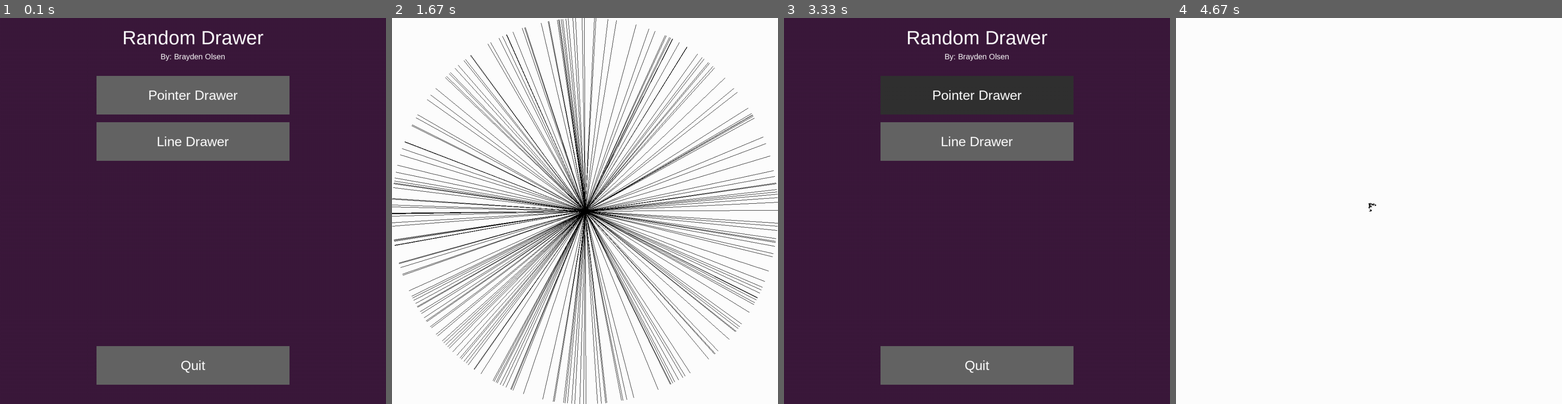
Above: before the commit, frames 1-4 (left to right).
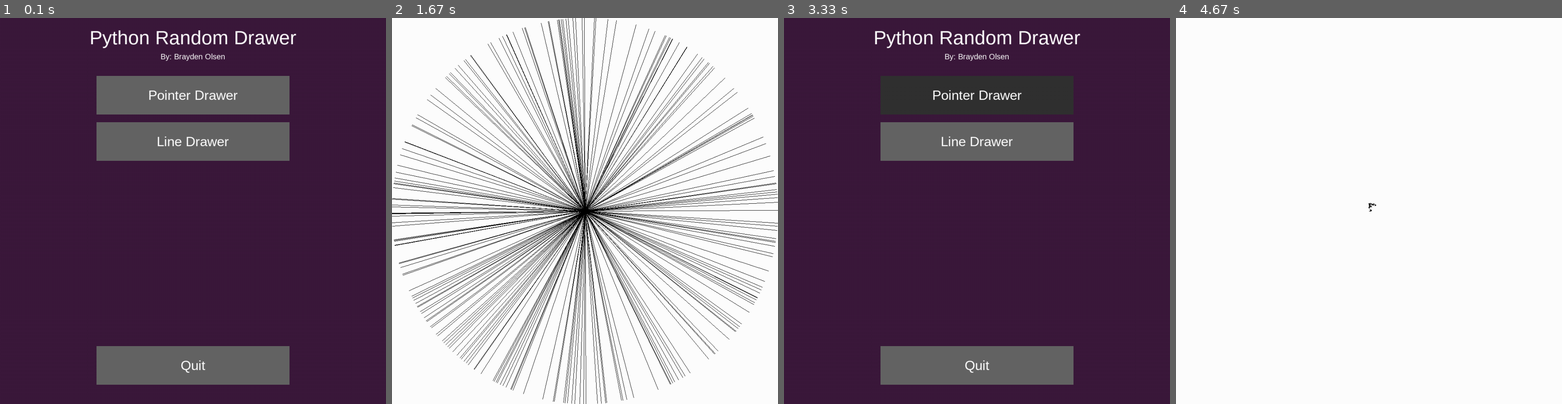
Above: after the commit, the same moments.

Repository: dogou77/pygame-rand-draw
Game: pygame game, started from draw.py
Two runs of this game, one before a commit and one after it. Both use one fixed random seed, a clock stepped at 60 frames per second and the inputs below.
Inputs (mouse positions are in pixels of both pictures, inside the frame that each line leads up to):
- Up to frame 1 (0.1 s): no input
- Up to frame 2 (1.67 s): click "Line Drawer" at 0.93 s; click (727, 346) at 1.27 s; tap Space at 1.55 s
- Up to frame 3 (3.33 s): hold F12 1.88-2.35 s; tap Space at 1.95, 2.25, 2.5, 2.8, 3.05 s; hold Esc 2.43-2.9 s; move the mouse to (915, 83) at 3.02 s
- Up to frame 4 (4.67 s): tap Space at 3.35, 4.27, 4.57 s; click "Pointer Drawer" at 3.58 s; click "Next" at 3.92 s; move the mouse to (1257, 137) at 4.23 s

The runs differ from the first frame. In frame 1, 0.9% of the frame differs, in the area x 23-77%, y 3-8%; in frame 2, nothing differs; in frame 3, 0.9%; in frame 4, nothing differs.

Commit message:
refactored some code and added README.md

Diff:
--- a/draw.py
+++ b/draw.py
@@ -12,14 +12,15 @@
     # renders the text at the center of the position provided
     screen.blit(text , (position_x - (text_size[0] / 2), position_y - (text_size[1] / 2)))
 
-def commands(event, toggles, screen):
+# keyboard commands for input in the drawing screens
+def commands(screen, event, toggles):
     if pygame.key.get_focused():
         if event.type == pygame.KEYDOWN:
-            if event.key == pygame.K_F12:
+            if event.key == pygame.K_F12: # take a screenshot
                 pygame.image.save(screen, "image.png")
-            if event.key == pygame.K_ESCAPE:
+            if event.key == pygame.K_ESCAPE: # exit to main menu
                 toggles["running"] = False
-            if event.key == pygame.K_SPACE:
+            if event.key == pygame.K_SPACE: # toggle rendering
                 toggles["render"] = not toggles["render"]
 
     return toggles
@@ -62,7 +63,7 @@
         screen.fill(PURPLE)
 
         # renders the text
-        draw_centered_text(screen, font_title, "Random Drawer", WHITE, 500, 50)
+        draw_centered_text(screen, font_title, "Python Random Drawer", WHITE, 500, 50)
         draw_centered_text(screen, font_author, "By: Brayden Olsen", WHITE, 500, 100)
 
         # renders the buttons
@@ -301,7 +302,7 @@
             # window close
             if ev.type == pygame.QUIT:
                 pygame.quit()
-            toggles = commands(ev, toggles, screen)
+            toggles = commands(screen, ev, toggles)
 
         # if the pixel the pointer is over is not white, then make the color white
         if info["overwrite"]:
@@ -360,6 +361,7 @@
     text_in_to_y   = pguiin.TextBoxInput(790, 450, 60, 50, BUTTON_DARK, font_input, WHITE, "0", True, 5, True)
 
     while running:
+
         screen.fill(PURPLE)
 
         # pygame event queue
@@ -413,6 +415,7 @@
 
         pygame.display.update()
 
+    # update info and return it
     info["radius"]    = text_in_radius.get_int()
     info["draw_from"] = [text_in_from_x.get_int(), text_in_from_y.get_int()]
     info["draw_to"]   = [text_in_to_x.get_int(), text_in_to_y.get_int()]
@@ -430,7 +433,12 @@
         "render"  : True,
     }
 
+    # set local variables equal to their info counterparts
     radius = info["radius"]
+    from_x = info["draw_from"][0]
+    from_y = info["draw_from"][1]
+    to_x   = info["draw_to"][0]
+    to_y   = info["draw_to"][0]
 
     while toggles["running"]:
         # pygame event queue
@@ -438,14 +446,19 @@
             # window is closed
             if ev.type == pygame.QUIT:
                 pygame.quit()
-            toggles = commands(ev, toggles, screen)
+            toggles = commands(screen, ev, toggles)
+
         # generate a random number representing a point on the edge of a circle
         randNum = random.random()*(2*math.pi)
+
         # convert the polar coordinates to rectangular to draw a line
-        pygame.draw.line(screen, BLACK, (500 + info["draw_from"][0], 500 - info["draw_from"][1]), ((radius * math.cos(randNum)) + 500 + info["draw_to"][0], (radius * math.sin(randNum)) + 500 - info["draw_to"][1]))
+        pygame.draw.line(screen, BLACK, (500 + from_x, 500 - from_y), ((radius * math.cos(randNum)) + 500 + to_x, (radius * math.sin(randNum)) + 500 - to_y))
+
+        # display the changes if render is enabled
         if toggles["render"]:
             pygame.display.update()
     state_current = "MainMenu"
+
 
 
 
@@ -470,8 +483,13 @@
 
 # opens up a window
 screen = pygame.display.set_mode(RES)
+
+# sets the logo and caption for the pygame window
+icon = pygame.image.load("icon32x32.png")
+pygame.display.set_icon(icon)
+pygame.display.set_caption("Python Random Drawer")
+
 clock = pygame.time.Clock()
-symtest = [False, False]
 
 # main loop
 while True:
--- a/pg_ui_inputs.py
+++ b/pg_ui_inputs.py
@@ -227,6 +227,7 @@
             elif self.text_size[0] < self.size[0] - (self.margin * 2): # regulates text length based on the size of the text box
                 self.text += event.unicode
 
+    # returns true or false based on if the text being input can be converted into an int
     def is_int(self):
         try:
             output = int(self.text)
@@ -236,6 +237,7 @@
         if isinstance(output, int):
             return True
 
+    # returns an int if the text being input can be converted into one
     def get_int(self):
         intout = 0
         try:
Not shown, added: README.md
Renamed: logo32x32.png -> icon32x32.png
Binary file removed: image.png
